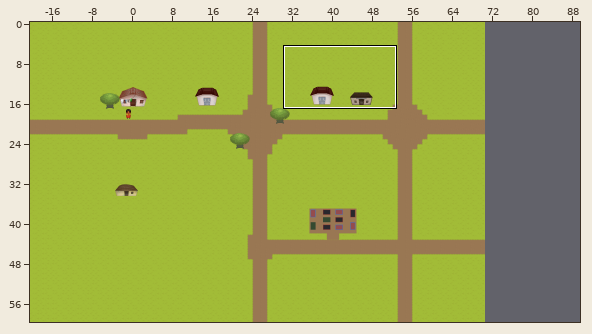
Tiled map: site_media/assets/new_game/data/VirtualWorld.tmx. Above: a wide view before the commit, with the close-up outlined.
Close-up. Earlier state:
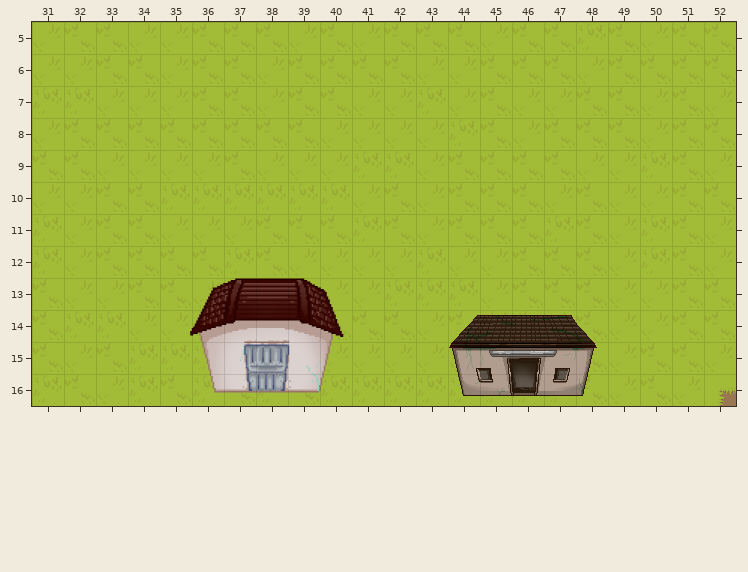
Cells are 32x32 px. Shown: x 31..52, y 5..16. The commit also changed other parts of the map, which this record leaves out. The old version is drawn lined up with the new one.
And afterwards:
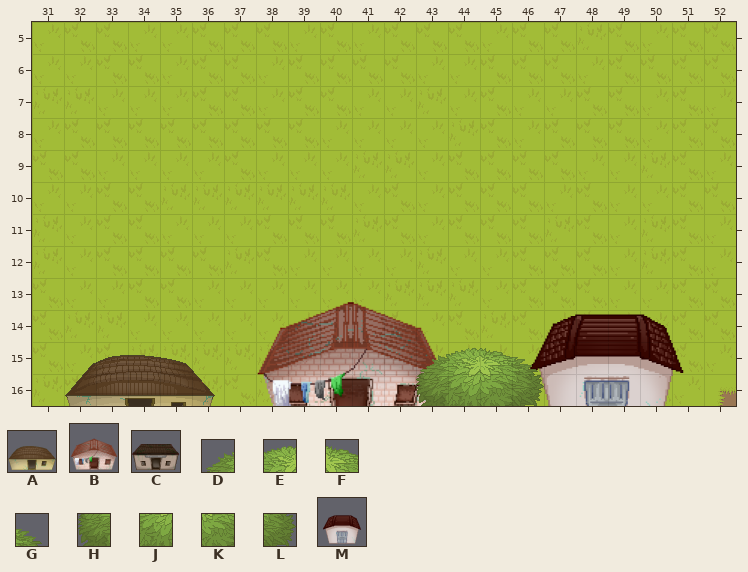
Key: from "healthcenter": A 0; from "mira_house": B 0; from "school": C 0; from "tileSet": D 36, E 37, F 38, G 39, H 40, J 41, K 42, L 43; from "workshop": M 0.
_ is an empty cell.
Objects are placed by their top-left corner, in cells (3,4 is the top-left corner of cell 3,4); size is 1x1 cell unless given.
Changes in this commit:
{"change": "everything moved by -20,+0 cells (the old picture is shown already moved)"}
{"where": "layer \"Buildings\""}
{"was": "C \"School\" at 44,12.9 size 4.7x4", "now": "outside this view"}
{"was": "outside this view", "now": "B \"House\" at 37.9,11.9 size 6x6"}
{"was": "outside this view", "now": "A \"HealthCenter\" at 32,13.9 size 4.7x4"}
{"was": "outside this view", "now": "M \"Workshop\" at 45.9,12 size 6x6"}
{"was": "M \"SeemaWorkshop\" at 35.3,10.8 size 6x6", "now": "outside this view"}
{"where": "layer \"Foreground\""}
{"y":15,"x":43,"old":"____","new":"DEFG"}
{"y":16,"x":43,"old":"____","new":"HJKL"}
